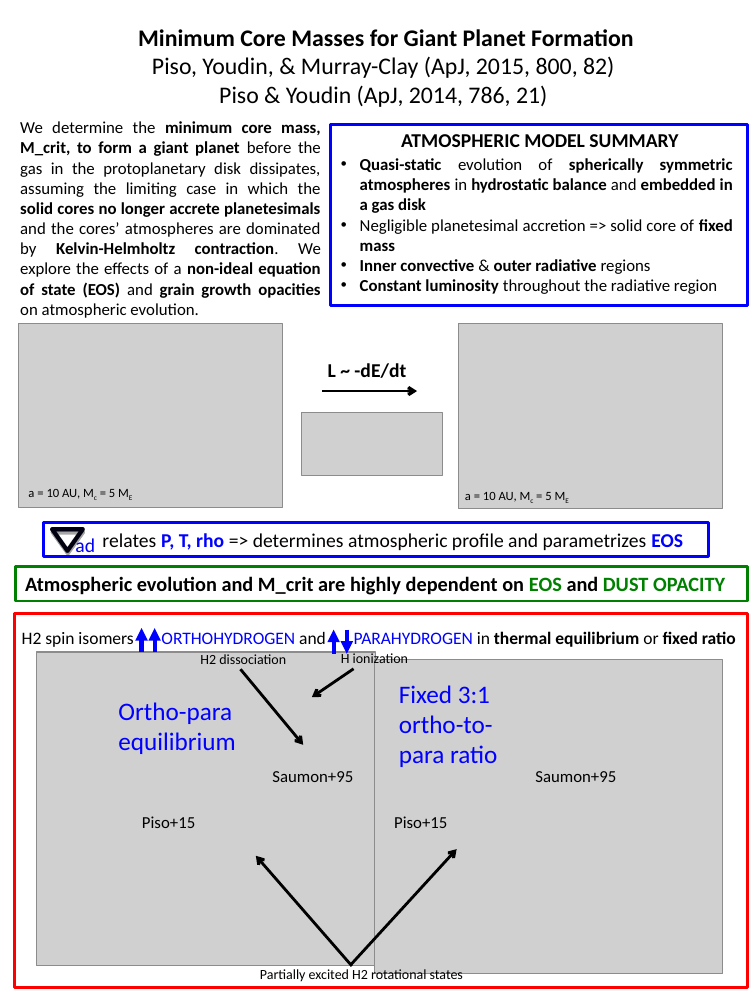
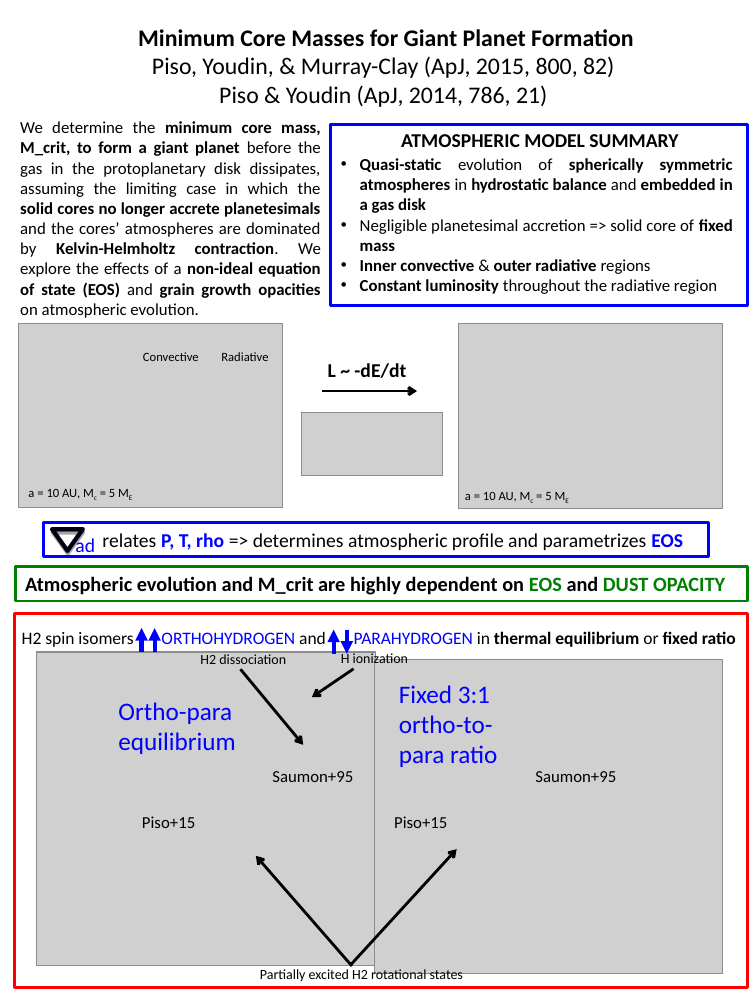
Before and after one commit to apiso/Thesis, a slide deck: slide 1 of slides/exolunch_handout_0505.pptx. Drawn at 756x1008 pixels with LibreOffice and Linux fonts; fonts in the diff are those of the drawing; grey boxes stand for pictures. Boxes give left, top, right and bottom in pixels: in the first picture for what was removed or moved away, otherwise in the second. Text is boxed around its words. In the diff, an @@ line names an element or a change of style, - is before the commit and + after.

```diff
--- a/slides/exolunch_handout_0505.pptx
+++ b/slides/exolunch_handout_0505.pptx
@@ text added at (x1=143, y1=352, x2=199, y2=361), 9 pt, text #000000 @@
+Convective
@@ text added at (x1=221, y1=352, x2=268, y2=361), 9 pt, text #000000 @@
+Radiative
```
Also in this commit, not shown: 1 other file.
